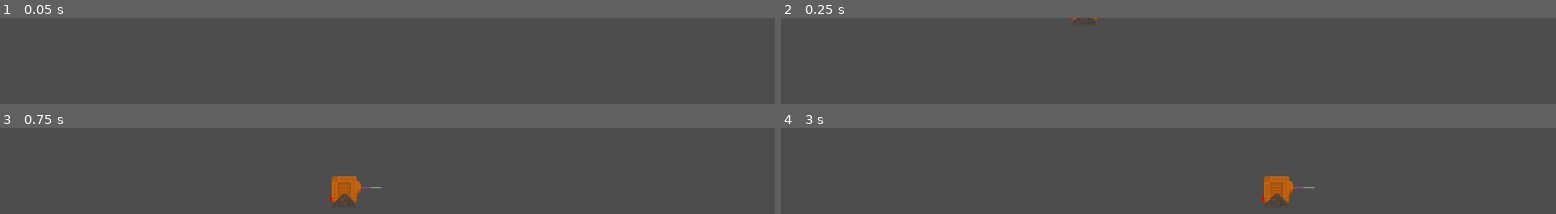
Above: before the commit, frames 1-4 (two rows, left to right).
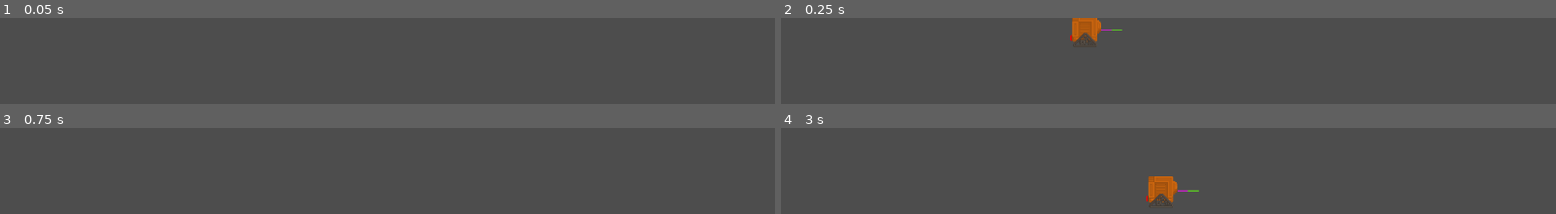
Above: after the commit, the same moments.

Repository: ebeardy/GMTK2024
Game: Godot game, scene res://warehouse.tscn
The game is run twice, just before and just after one commit, with the same random seed, the same clock (stepped at 60 frames per second) and the same inputs.
Inputs:
- Up to frame 1 (0.05 s): no input
- Up to frame 2 (0.25 s): no input
- Up to frame 3 (0.75 s): tap Enter (ui_accept) at 0.5 s; hold D (ui_right) from 0.53 s (still down)
- Up to frame 4 (3 s): tap Enter (ui_accept) at 0.77, 1.52 s; release D (ui_right) at 2.03 s; hold A (ui_left) 2.03-2.78 s; hold D (ui_right) from 2.78 s (still down)

Frame 1 is identical in both runs. In frame 2, 0.9% of the frame differs, in the area x 37-45%, y 0-33%; in frame 3, 1.1%; in frame 4, 2.2%, in the area x 47-69%, y 56-92%.

Commit message:
The bar moves up and down and flips with the character

Diff:
--- a/forklift_bar.tscn
+++ b/forklift_bar.tscn
@@ -6,12 +6,23 @@
 [sub_resource type="RectangleShape2D" id="RectangleShape2D_t76k8"]
 size = Vector2(31, 2)
 
+[sub_resource type="SpriteFrames" id="SpriteFrames_1n6n5"]
+animations = [{
+"frames": [{
+"duration": 1.0,
+"texture": ExtResource("1_0dkty")
+}],
+"loop": true,
+"name": &"default",
+"speed": 5.0
+}]
+
 [node name="ForkliftBar" type="CharacterBody2D"]
 script = ExtResource("1_1btr2")
-
-[node name="Sprite2D" type="Sprite2D" parent="."]
-texture = ExtResource("1_0dkty")
 
 [node name="CollisionShape2D" type="CollisionShape2D" parent="."]
 position = Vector2(-0.5, 0)
 shape = SubResource("RectangleShape2D_t76k8")
+
+[node name="AnimatedSprite2D" type="AnimatedSprite2D" parent="."]
+sprite_frames = SubResource("SpriteFrames_1n6n5")
--- a/player.gd
+++ b/player.gd
@@ -4,6 +4,8 @@
 const SPEED = 300.0
 const JUMP_VELOCITY = -400.0
 
+var distance_from_center = 78
+@onready var attached_object = $ForkliftBar/AnimatedSprite2D
 # Get the gravity from the project settings to be synced with RigidBody nodes.
 var gravity = ProjectSettings.get_setting("physics/2d/default_gravity")
 
@@ -13,7 +15,7 @@
 	# Add the gravity.
 	if not is_on_floor():
 		velocity.y += gravity * delta
-
+	position += velocity * delta
 	# Handle jump.
 	if Input.is_action_just_pressed("ui_accept") and is_on_floor():
 		velocity.y = JUMP_VELOCITY
@@ -26,9 +28,11 @@
 		if velocity.x > 0:
 			$AnimatedSprite2D.flip_h = false
 			facing_right = true
+			attached_object.position = Vector2(0, 0)
 		elif velocity.x < 0:
 			$AnimatedSprite2D.flip_h = true
 			facing_right = false
+			attached_object.position = Vector2(-distance_from_center,0)
 	else:
 		velocity.x = move_toward(velocity.x, 0, SPEED)
 
--- a/player.tscn
+++ b/player.tscn
@@ -1,8 +1,9 @@
-[gd_scene load_steps=6 format=3 uid="uid://dnh5tufmrwjxy"]
+[gd_scene load_steps=9 format=3 uid="uid://dnh5tufmrwjxy"]
 
 [ext_resource type="Script" path="res://player.gd" id="1_6jpe7"]
 [ext_resource type="Texture2D" uid="uid://n82ilvjroumr" path="res://ArtAssets/Character/ForkliftRobot.png" id="1_eshfq"]
-[ext_resource type="PackedScene" uid="uid://3tnpts8n21br" path="res://forklift_bar.tscn" id="3_6xxw2"]
+[ext_resource type="Texture2D" uid="uid://d2c3cn1xhc5xh" path="res://ArtAssets/Character/ForkliftBar.png" id="3_ul6wy"]
+[ext_resource type="Script" path="res://forklift_bar.gd" id="4_rgkbx"]
 
 [sub_resource type="RectangleShape2D" id="RectangleShape2D_tiiq4"]
 size = Vector2(37, 39)
@@ -12,6 +13,20 @@
 "frames": [{
 "duration": 1.0,
 "texture": ExtResource("1_eshfq")
+}],
+"loop": true,
+"name": &"default",
+"speed": 5.0
+}]
+
+[sub_resource type="RectangleShape2D" id="RectangleShape2D_t76k8"]
+size = Vector2(31, 2)
+
+[sub_resource type="SpriteFrames" id="SpriteFrames_1n6n5"]
+animations = [{
+"frames": [{
+"duration": 1.0,
+"texture": ExtResource("3_ul6wy")
 }],
 "loop": true,
 "name": &"default",
@@ -28,7 +43,14 @@
 [node name="AnimatedSprite2D" type="AnimatedSprite2D" parent="."]
 sprite_frames = SubResource("SpriteFrames_byb3n")
 
-[node name="Node2D" type="Node2D" parent="AnimatedSprite2D"]
+[node name="ForkliftBar" type="CharacterBody2D" parent="."]
+z_index = 1
+position = Vector2(40, 0)
+script = ExtResource("4_rgkbx")
 
-[node name="ForkliftBar" parent="AnimatedSprite2D/Node2D" instance=ExtResource("3_6xxw2")]
-position = Vector2(40, -5)
+[node name="CollisionShape2D" type="CollisionShape2D" parent="ForkliftBar"]
+position = Vector2(-0.5, 0)
+shape = SubResource("RectangleShape2D_t76k8")
+
+[node name="AnimatedSprite2D" type="AnimatedSprite2D" parent="ForkliftBar"]
+sprite_frames = SubResource("SpriteFrames_1n6n5")
Not shown: 1 places in forklift_bar.tscn that only renumber resources
